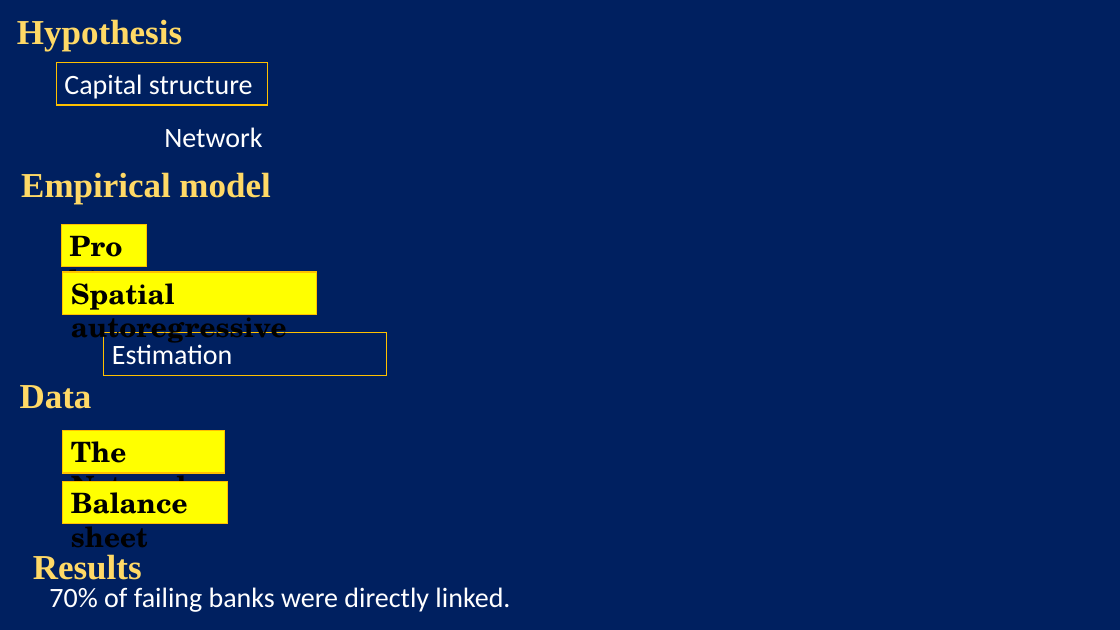
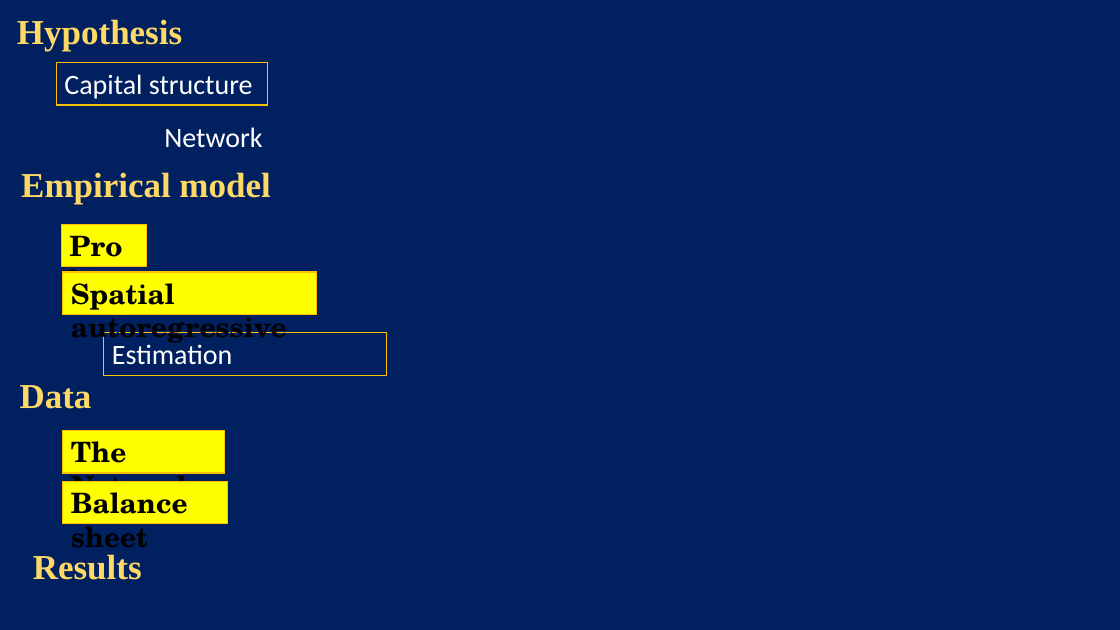
Before and after one commit to ecarlevaro/bankFailure, a slide deck: slide 2 of presentations/PhD Conference 34/UQ phd conference BAFA presentation .pptx. Drawn at 1120x630 pixels with LibreOffice and Linux fonts; fonts in the diff are those of the drawing. Boxes give left, top, right and bottom in pixels: in the first picture for what was removed or moved away, otherwise in the second. Text is boxed around its words. In the diff, an @@ line names an element or a change of style, - is before the commit and + after.

```diff
--- a/presentations/PhD Conference 34/UQ phd conference BAFA presentation .pptx
+++ b/presentations/PhD Conference 34/UQ phd conference BAFA presentation .pptx
@@ text removed at [49,587,510,612] @@
-70% of failing banks were directly linked.
```
Also in this commit, not shown: 10 other slides changed, 4 slides added, 6 slides removed, 10 other files.
